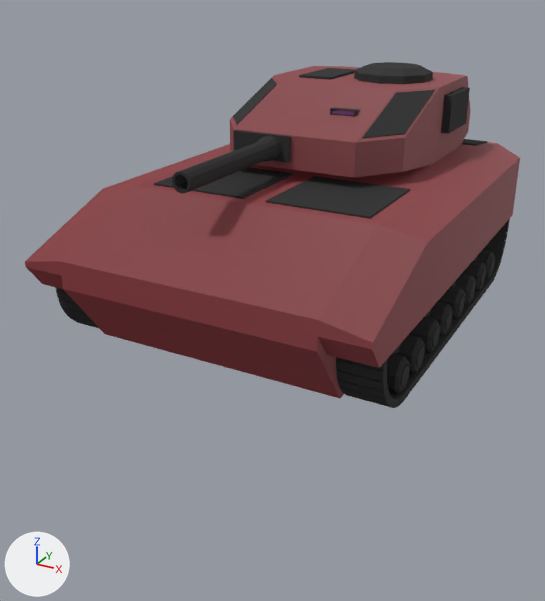
A saved change to the Blender file steelCityUnityProject/Assets/Meshes/LightTankBasic.blend.
Before and after are seen from a camera (50 mm lens) standing at (2.59, -4.7, 2.65) and looking at (-0.35, 0.64, -0.02). The axes (+X, +Y, +Z) are drawn at lower left. The lights are the same throughout.

In view in the first picture: 'redLightHullBasic', 'redLightTurretBasic'.
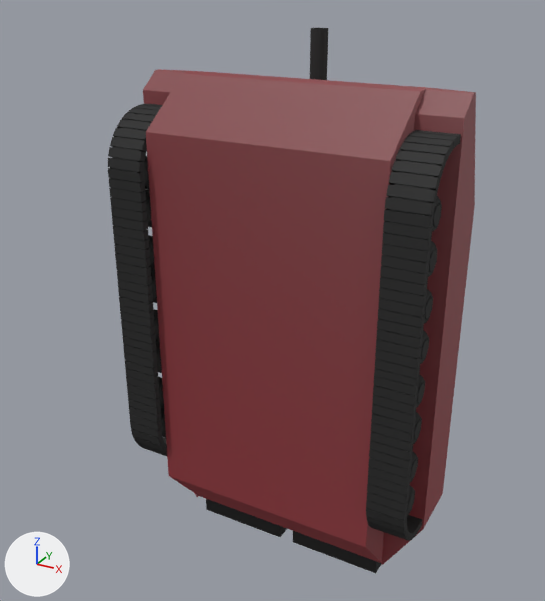
Edits to the scene script, one JSON object a line:
```json
{"block": "me_cube_001", "where": "me_cube_001.from_pydata(...)  # 3112 vertices, 2904 faces; spans x -1.34..1.34, y -1.93..2.4, z -0.24..1.33"}
{"block": "me_cube_001", "where": "# used by ob_redlighthullbasic; location = (0.012, 0.62, 0.241); scale = (0.958, 0.958, 0.708)"}
{"block": "me_cube_001", "change": "me_cube_001 part 1: the whole mesh is multiplied about its middle by the matrix ((1.0, 0.0, 0.0), (0.0, 0.0, 0.739), (0.0, -1.353, 0.0)), then moved by (0.0, 0.01, -0.82)"}
{"block": "me_cube_002", "where": "me_cube_002.from_pydata(...)  # 249 vertices, 238 faces; spans x -1.09..1.09, y -3.41..1.13, z 0.0..2.36"}
{"block": "me_cube_002", "where": "# used by ob_redlightturretbasic; location = (0.012, 1.668, 1.168); scale = (0.754, 0.754, 0.311)"}
{"block": "me_cube_002", "change": "me_cube_002 part 2: the whole mesh is multiplied about its middle by the matrix ((1.0, 0.0, 0.0), (0.0, 0.0, 0.412), (0.0, -2.428, 0.0)), then moved by (0.0, 1.2, 0.37)"}
{"op": "set", "path": "ob_redlighthullbasic.location", "old": "(0.012, 0.62, 0.241)", "new": "(0.012, 0.014, 0.033)"}
{"op": "set", "path": "ob_redlightturretbasic.location", "old": "(0.012, 1.668, 1.168)", "new": "(0.012, 1.133, 0.031)"}
```

Changed parts and their boxes [x1, y1, x2, y2] in the pictures (545 x 601 px):
```json
{"object": "redLightHullBasic", "change": "reshaped, moved", "before": [25, 139, 520, 408], "after": [108, 69, 476, 573], "on screen": "26% narrower, 87% taller"}
{"object": "redLightTurretBasic", "change": "reshaped, moved", "before": [172, 62, 470, 194], "after": [310, 28, 328, 80]}
```
